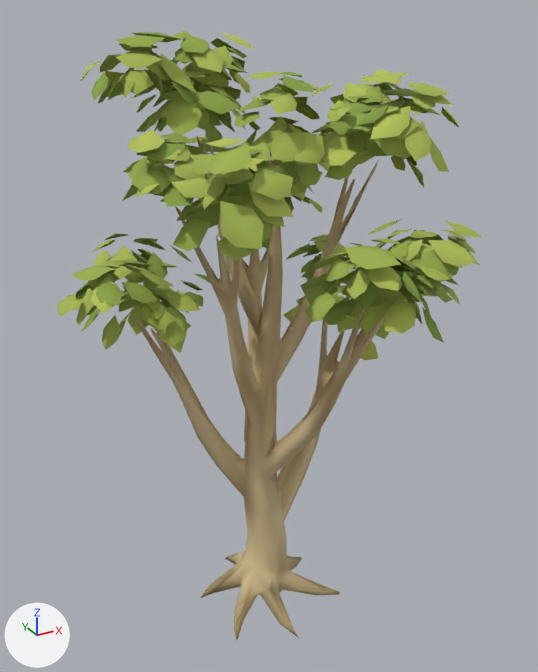
One commit to the glTF model assets/models/vegetation/diverse_trees/forked_birch_lod2.glb: the scene before it, then after it.
Both versions are drawn from a camera (50 mm lens) standing at (-4.3, -8.03, 8.16) and looking at (0.17, 0.09, 4.11). Arrows for +X, +Y and +Z are at lower left; the lights stay in place. The older version comes first. Where no turn or scale is listed for an object, it has been applied to the vertices.

In view in the first picture: 'Leaves_LOD2.001', 'Trunk_LOD2.001'.
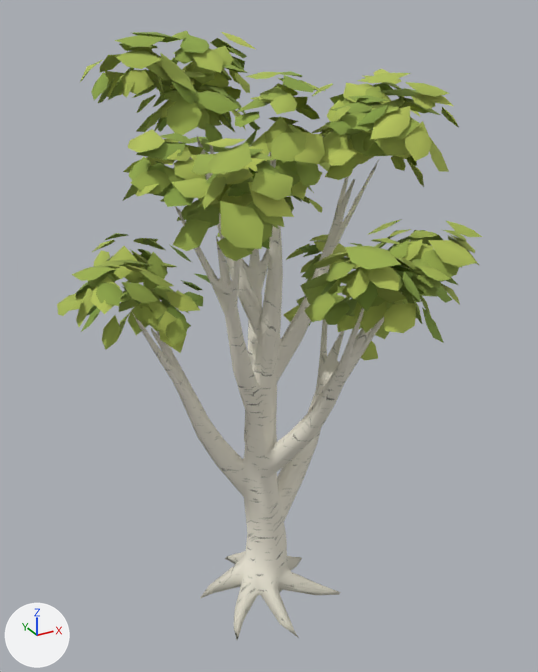
Location of each change, [x1, y1, x2, y2] in pixels of the pictures (538 x 672 px):
'Trunk_LOD2.001', recoloured, surface changed (brown to grey)
    both: [132, 136, 384, 639]
part 2 of me_bough_28_005, recoloured (beige to white)
    both: [132, 137, 384, 608]
part 3 of me_bough_28_005, recoloured
    both: [137, 136, 374, 639]

The change, as a diff of the scene's bpy script:
```diff
--- a/assets/models/vegetation/diverse_trees/forked_birch_lod2.glb.py
+++ b/assets/models/vegetation/diverse_trees/forked_birch_lod2.glb.py
@@ img_forked_birch_bark_albedo @@
+img_forked_birch_bark_albedo = load_image('forked_birch_bark_albedo', 'forked_birch_bark_albedo.png', 1024, 1024, 'sRGB')
@@ img_forked_birch_bark_normal @@
+img_forked_birch_bark_normal = load_image('forked_birch_bark_normal', 'forked_birch_bark_normal.png', 1024, 1024, 'Non-Color')
@@ mat_forked_birch___baked_bark @@
+mat_forked_birch___baked_bark = bpy.data.materials.new('forked_birch / baked bark')
+# uses the picture img_forked_birch_bark_albedo
+# uses the picture img_forked_birch_bark_normal
@@ me_bough_28_005 @@
 me_bough_28_005.from_pydata(...)  # 717 vertices, 1429 faces; spans x -1.67..2.0, y -1.82..1.79, z -0.05..7.0
 # used by ob_trunk_lod2_001; location = (0.0, 0.0, 0.0)
-me_bough_28_005.materials.append(mat_forked_birch___textured_bark_colors)
+# me_bough_28_005 part 1: texture (UV) coordinates changed
+# me_bough_28_005 part 2: 886 faces centred in x -1.63..1.87, y -1.8..1.74, z -0.05..6.87 are repainted in the vertex colours; the middle colour goes from beige #cdb68a to white #ffffff
+# me_bough_28_005 part 3: 543 faces centred in x -1.57..1.96, y -1.72..1.47, z -0.04..6.76 are repainted in the vertex colours; the middle colour goes from brown #b8a175 to white #ffffff
+me_bough_28_005.materials.append(mat_forked_birch___baked_bark)
```
